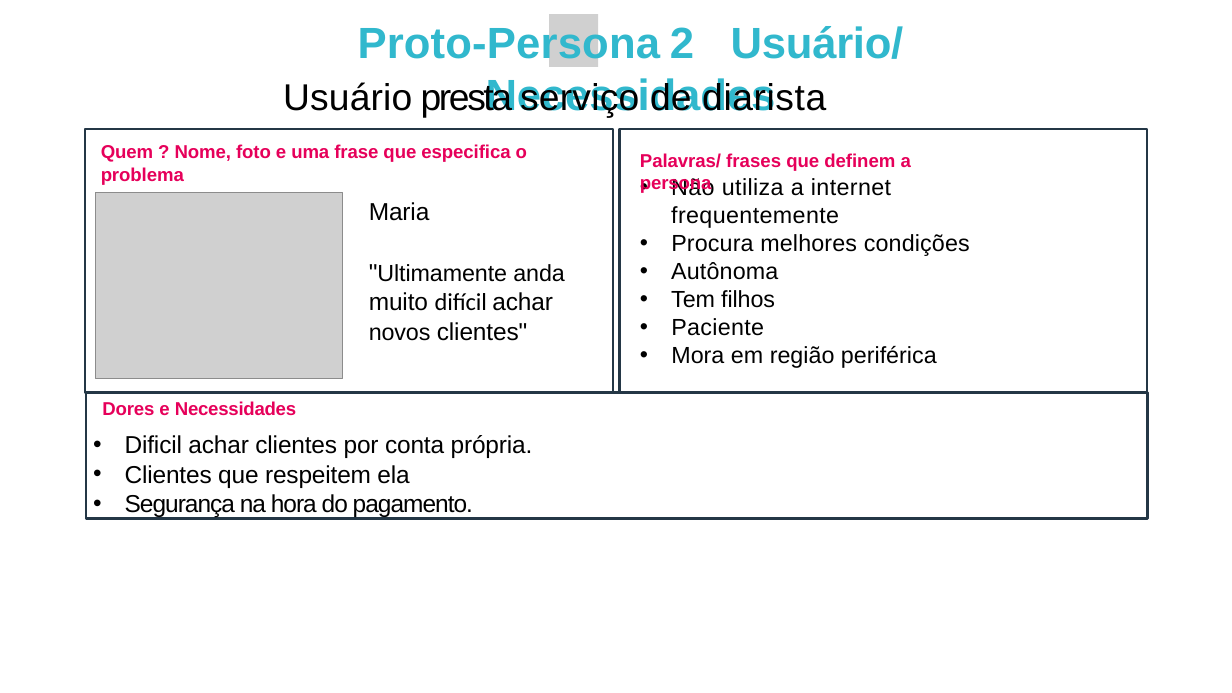
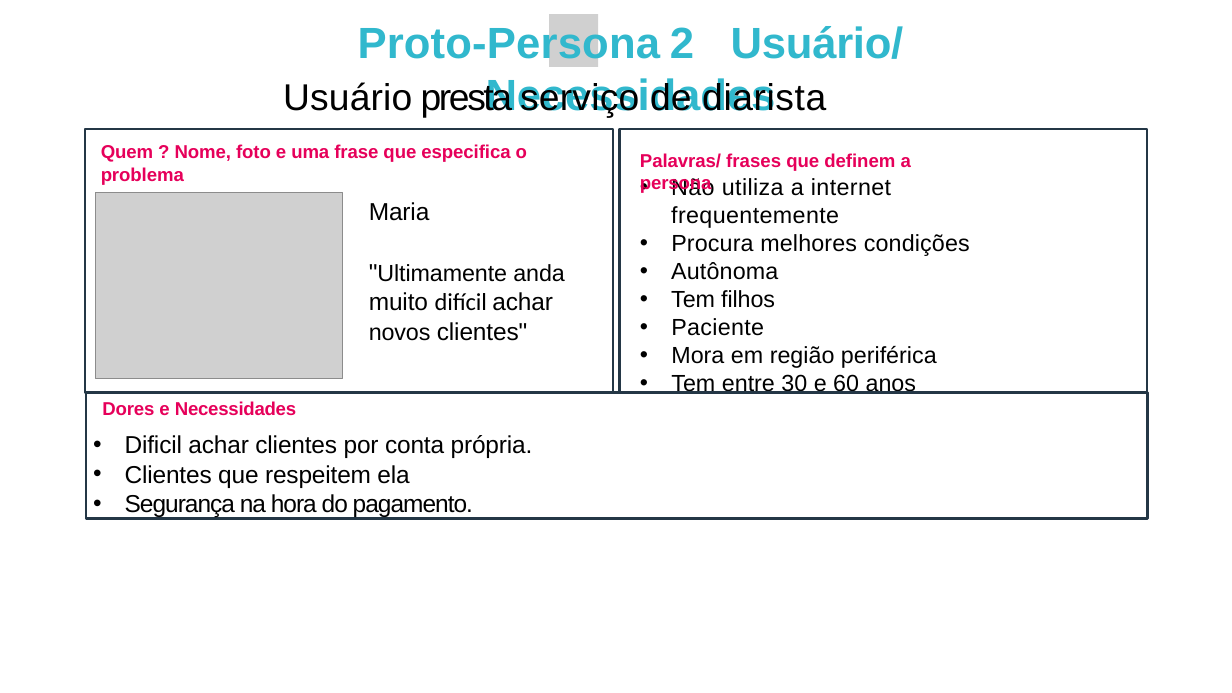
Before and after one commit to robertogsl/Grupo1-3ADSA, a slide deck: slide 8 of Documentação/Entregavel-do-projeto-jornada1.pptx.pptx. Drawn at 1232x693 pixels with LibreOffice and Linux fonts; fonts in the diff are those of the drawing; grey boxes stand for pictures. Boxes give left, top, right and bottom in pixels: in the first picture for what was removed or moved away, otherwise in the second. Text is boxed around its words. In the diff, an @@ line names an element or a change of style, - is before the commit and + after.

```diff
--- a/Documentação/Entregavel-do-projeto-jornada1.pptx.pptx
+++ b/Documentação/Entregavel-do-projeto-jornada1.pptx.pptx
@@ text at <box>671,374,917,394</box>: paragraph added @@
+• Tem entre 30 e 60 anos
```
Also in this commit, not shown: 3 other slides changed, 2 slides added, 2 slides removed, 2 other files.
